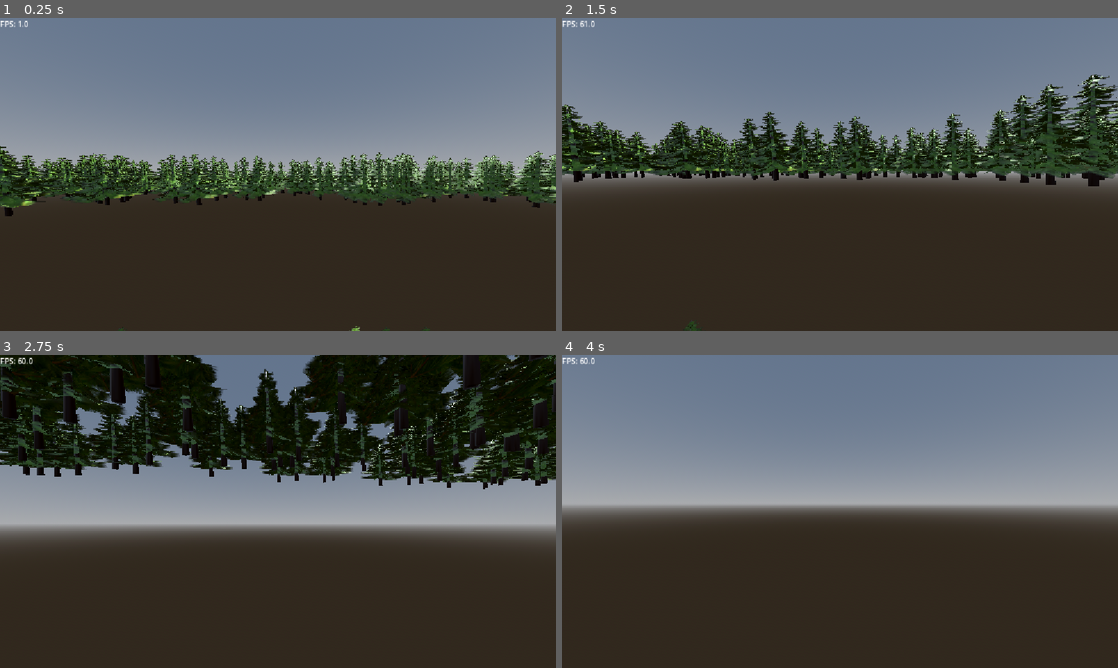
Above: before the commit, frames 1-4 (two rows, left to right).
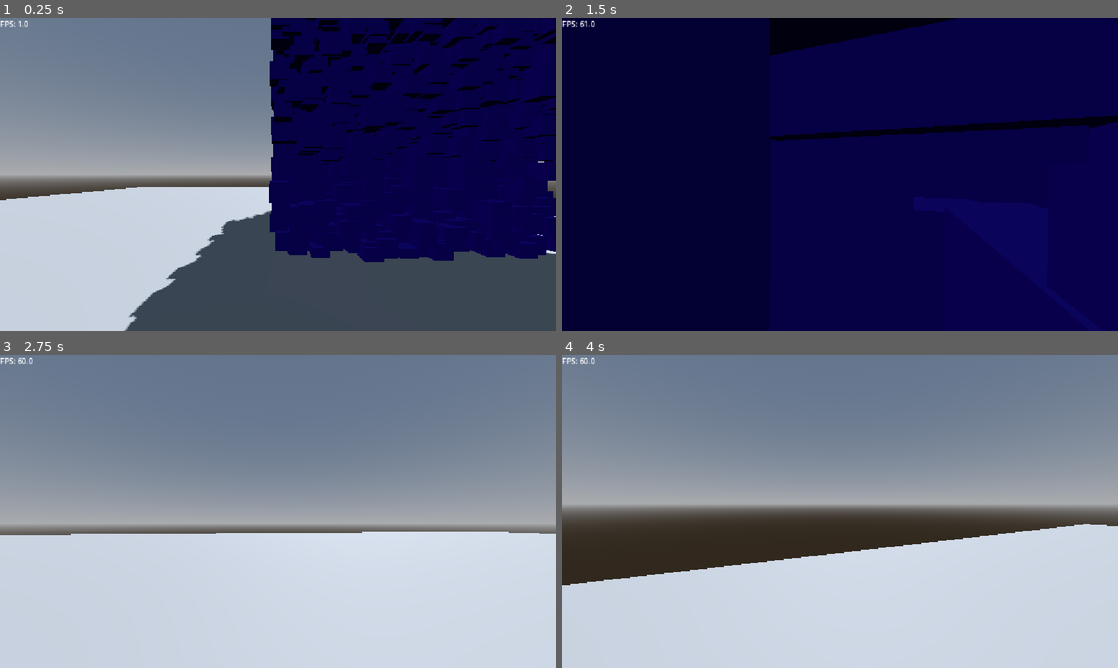
Above: after the commit, the same moments.

Repository: laurqqqq/multiMesh
Game: Godot game, scene res://main.tscn
The game is run twice, just before and just after one commit, with the same random seed, the same clock (stepped at 60 frames per second) and the same inputs.
Inputs (mouse positions are in pixels of both pictures, inside the frame that each line leads up to):
- Up to frame 1 (0.25 s): no input
- Up to frame 2 (1.5 s): tap Enter at 0.5 s; move the mouse to (867, 174) at 0.52 s; hold W (forward) from 0.53 s (still down); tap Shift (shift) at 0.6, 1.35 s; tap Space (jump) at 0.77 s; move the mouse to (812, 174) at 1.27 s
- Up to frame 3 (2.75 s): keep holding W (forward); tap Space (jump) at 1.52 s; move the mouse to (289, 505) at 2.02 s; tap Shift (shift) at 2.1 s
- Up to frame 4 (4 s): keep holding W (forward); move the mouse to (834, 517) at 2.77 s; tap Shift (shift) at 2.85, 3.6 s; tap Space (jump) at 3.02, 3.77 s; move the mouse to (878, 514) at 3.52 s

The runs differ from the first frame. In frame 1, 78% of the frame differs, in the area x 0-100%, y 0-100%; in frame 2, 100%; in frame 3, 77%; in frame 4, 37%.

Commit message:
minecraft like chunk

Diff:
--- a/main.tscn
+++ b/main.tscn
@@ -22,21 +22,39 @@
 [sub_resource type="ConvexPolygonShape3D" id="ConvexPolygonShape3D_h2yge"]
 points = PackedVector3Array(-50, 0, -50, -50, 0, 50, 50, 0, -50, 50, 0, 50)
 
+[sub_resource type="StandardMaterial3D" id="StandardMaterial3D_h2yge"]
+albedo_color = Color(0.16219258, 2.2525192e-05, 0.63529617, 1)
+emission = Color(0.98716074, 0, 0.13452601, 1)
+
+[sub_resource type="BoxMesh" id="BoxMesh_2l5gv"]
+material = SubResource("StandardMaterial3D_h2yge")
+
+[sub_resource type="StandardMaterial3D" id="StandardMaterial3D_1bvp3"]
+albedo_color = Color(1, 0, 0, 1)
+metallic_specular = 0.25
+roughness = 0.15
+emission_enabled = true
+emission = Color(0.98704654, 0, 0.13311684, 1)
+emission_energy_multiplier = 8.1
+backlight = Color(1, 1, 0, 1)
+
+[sub_resource type="BoxMesh" id="BoxMesh_h2yge"]
+material = SubResource("StandardMaterial3D_1bvp3")
+
 [node name="main" type="Node3D" unique_id=595591386]
 script = ExtResource("1_0xm2m")
 
-[node name="player" parent="." unique_id=1579466530 instance=ExtResource("2_h2yge")]
-transform = Transform3D(1, 0, 0, 0, 1, 0, 0, 0, 1, 0, 0.5149646, 0)
+[node name="WorldEnvironment" type="WorldEnvironment" parent="." unique_id=1315994767]
+environment = SubResource("Environment_lquwl")
 
-[node name="WorldEnvironment" type="WorldEnvironment" parent="." unique_id=1499082441]
-environment = SubResource("Environment_h2yge")
-
-[node name="DirectionalLight3D" type="DirectionalLight3D" parent="." unique_id=1487875684]
-transform = Transform3D(-0.8660254, -0.43301278, 0.25, 0, 0.49999997, 0.86602545, -0.50000006, 0.75, -0.43301266, 0, 79.429214, 0)
+[node name="DirectionalLight3D" type="DirectionalLight3D" parent="." unique_id=272534610]
+transform = Transform3D(-0.8660254, -0.43301278, 0.25, 0, 0.49999997, 0.86602545, -0.50000006, 0.75, -0.43301266, 0, 0, 0)
 shadow_enabled = true
 
+[node name="player" parent="." unique_id=1579466530 instance=ExtResource("2_h2yge")]
+transform = Transform3D(1, 0, 0, 0, 1, 0, 0, 0, 1, 0, 3.0083137, 27.43332)
+
 [node name="MeshInstance3D" type="MeshInstance3D" parent="." unique_id=1842825764]
-transform = Transform3D(1, 0, 0, 0, 1, 0, 0, 0, 1, 0, -41.15069, 0)
 mesh = SubResource("PlaneMesh_2l5gv")
 
 [node name="StaticBody3D" type="StaticBody3D" parent="MeshInstance3D" unique_id=191972722]
@@ -52,3 +70,15 @@
 
 [node name="MultiMesh" type="Node3D" parent="." unique_id=1229377190]
 script = ExtResource("2_0xm2m")
+
+[node name="cube" type="MeshInstance3D" parent="." unique_id=1512854413]
+transform = Transform3D(1, 0, 0, 0, 1, 0, 0, 0, 1, 0, 12.447891, 0)
+visible = false
+mesh = SubResource("BoxMesh_2l5gv")
+
+[node name="cube2" type="MeshInstance3D" parent="." unique_id=176410320]
+transform = Transform3D(1, 0, 0, 0, 1, 0, 0, 0, 1, 0, 12.447891, 0)
+visible = false
+mesh = SubResource("BoxMesh_h2yge")
+
+[node name="MultiMeshInstance3D2" type="MultiMeshInstance3D" parent="." unique_id=2077726238]
--- a/multi_mesh.gd
+++ b/multi_mesh.gd
@@ -1,34 +1,65 @@
 extends Node3D
 
 @onready var multi_mesh_instance_3d: MultiMeshInstance3D = $"../MultiMeshInstance3D"
-var mesh_count = 500
+@onready var multi_mesh_instance_3d_2: MultiMeshInstance3D = $"../MultiMeshInstance3D2"
 
-const PINETREE_1_UNTITLED_007 = preload("uid://g3j3q4ghl31g")
+var mesh_count = 5000
+@onready var cube: MeshInstance3D = $"../cube"
+@onready var cube_2: MeshInstance3D = $"../cube2"
+
+
+func generate_multimesh():
+	var local_mesh_count = 50000
+	var multimesh = MultiMesh.new()
+	multimesh.transform_format = MultiMesh.TRANSFORM_3D
+
+	#probably how many onjects/meshes i want
+	multimesh.instance_count = local_mesh_count
+
+	multimesh.mesh = cube_2.mesh
+
+
+	for i in range(local_mesh_count):
+		var trans_3d = Transform3D()
+		var x = randf_range(0,16)
+		var y = randf_range(0,100)
+		var z = randf_range(0,16)
+		trans_3d.origin  = Vector3(x, y, z)
+
+
+		multimesh.set_instance_transform(i,trans_3d)
+	return multimesh
 
 func _ready() -> void:
 	var multimesh = MultiMesh.new()
 	multimesh.transform_format = MultiMesh.TRANSFORM_3D
+
 	#probably how many onjects/meshes i want
 	multimesh.instance_count = mesh_count
 
-	multimesh.mesh = PINETREE_1_UNTITLED_007
+	multimesh.mesh = cube.mesh
 
 
 	for i in range(mesh_count):
 		var trans_3d = Transform3D()
-		var x = randf_range(-100,100)
-		var z = randf_range(-100,100)
+		var x = randf_range(0,16)
+		var y = randf_range(0,16)
+		var z = randf_range(0,16)
+		trans_3d.origin  = Vector3(x, y, z)
+
+
 
 		# adds a raycasat 3d to each mesh
-		var quary = PhysicsRayQueryParameters3D.create(
-			Vector3(x,1000,z),Vector3(x,-1000,z)
-		)
-		var result := get_world_3d().direct_space_state.intersect_ray(quary)
-		# if the raycast is collidint move the mesh on top of that collider
-		if result:
-			trans_3d.origin  = Vector3(x, result.position.y, z)
-		else:
-			trans_3d.origin  = Vector3(x, 0, z)
+		#var quary = PhysicsRayQueryParameters3D.create(
+			#Vector3(x,1000,z),Vector3(x,-1000,z)
+		#)
+		#var result := get_world_3d().direct_space_state.intersect_ray(quary)
+		## if the raycast is collidint move the mesh on top of that collider
+		#if result:
+			#trans_3d.origin  = Vector3(x, result.position.y, z)
+		#else:
+			#trans_3d.origin  = Vector3(x, 0, z)
 
 		multimesh.set_instance_transform(i,trans_3d)
 	multi_mesh_instance_3d.multimesh = multimesh
+	#multi_mesh_instance_3d_2.multimesh = generate_multimesh()
--- a/project.godot
+++ b/project.godot
@@ -17,6 +17,7 @@
 
 [display]
 
+window/size/mode=4
 window/stretch/mode="canvas_items"
 window/stretch/aspect="expand"
 
Not shown: 1 places in main.tscn that only renumber resources
